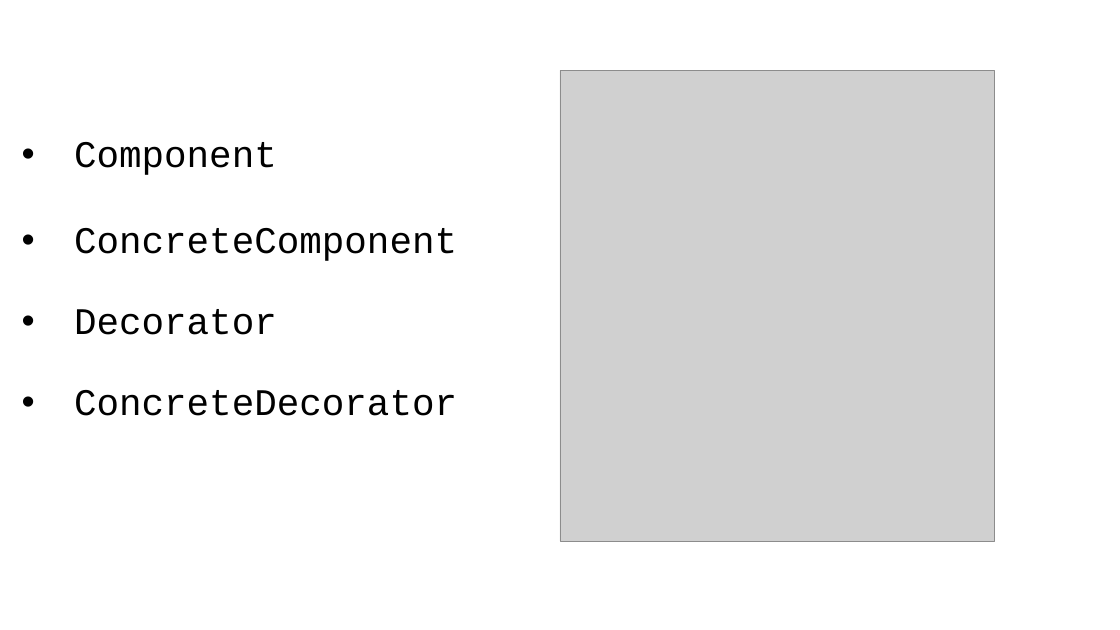
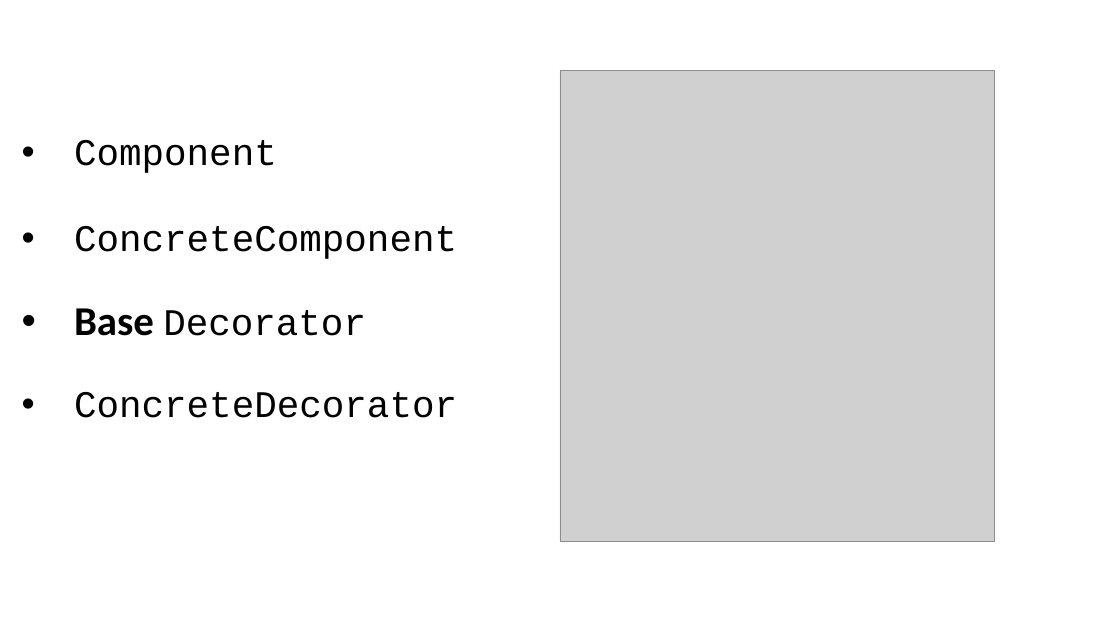
Before and after one commit to JingwenLi/DesignPatterns, a slide deck: slide 6 of DesignPatterns/Structural Design Patterns/Structural Design Patterns.pptx. Drawn at 1120x630 pixels with LibreOffice and Linux fonts; fonts in the diff are those of the drawing; grey boxes stand for pictures. Boxes give left, top, right and bottom in pixels: in the first picture for what was removed or moved away, otherwise in the second. Text is boxed around its words. In the diff, an @@ line names an element or a change of style, - is before the commit and + after.

```diff
--- a/DesignPatterns/Structural Design Patterns/Structural Design Patterns.pptx
+++ b/DesignPatterns/Structural Design Patterns/Structural Design Patterns.pptx
@@ text at [74,308,366,336]: text changed @@
-• Decorator
+• Base Decorator
```
Also in this commit, not shown: 3 other slides changed.
